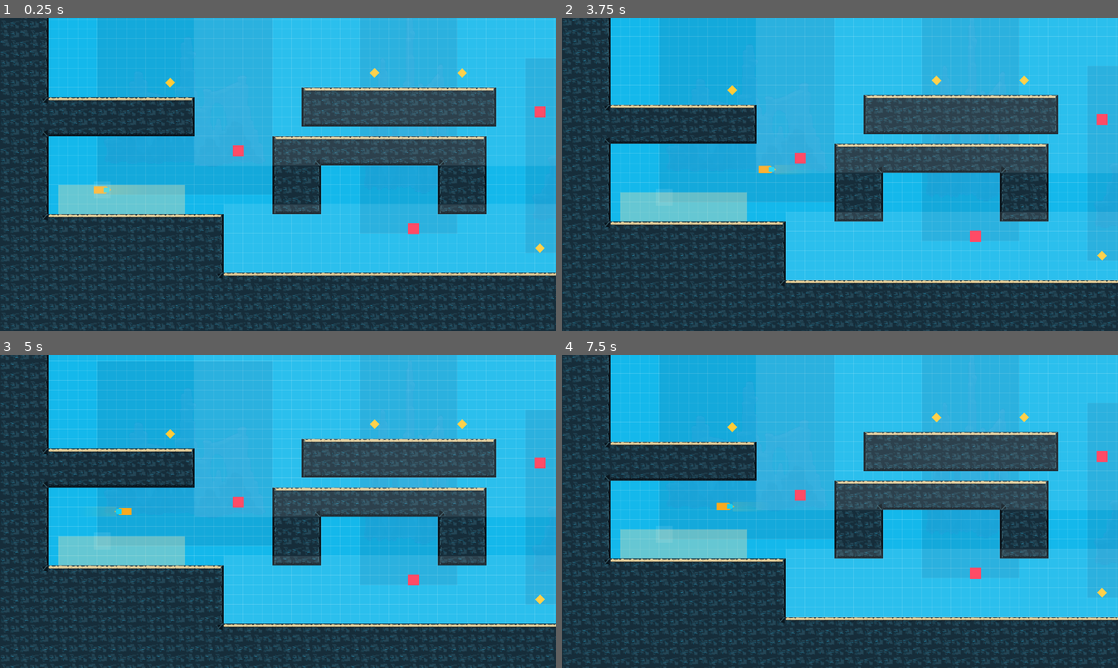
Above: before the commit, frames 1-4 (two rows, left to right).
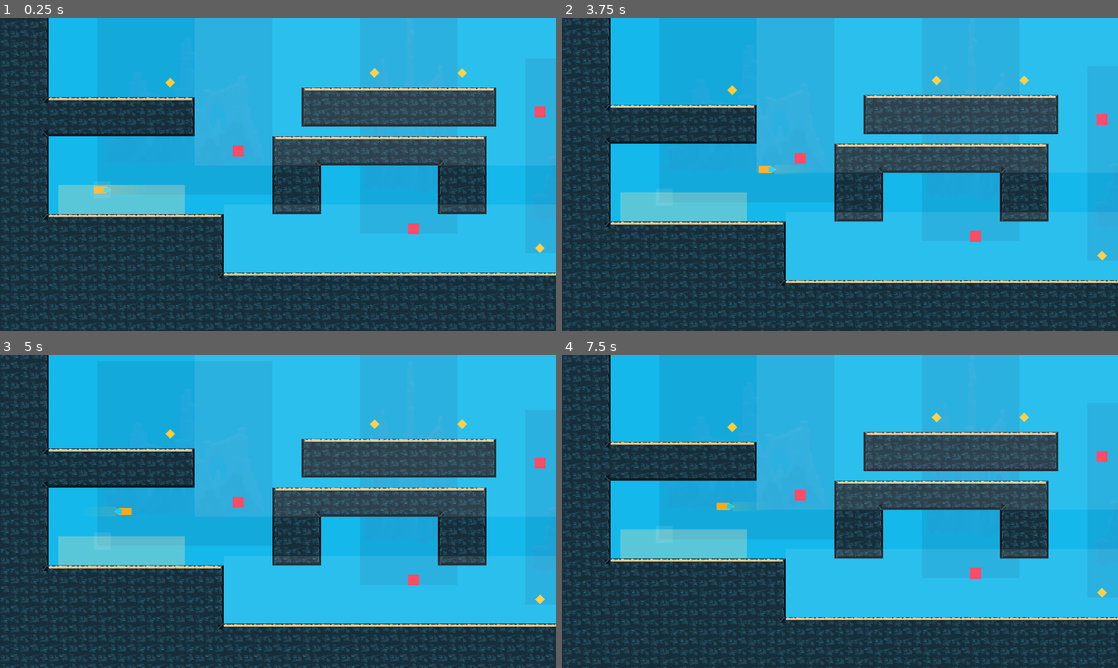
Above: after the commit, the same moments.

Repository: joeypshell/oceangame2
Game: Godot game, scene res://scenes/main/Main.tscn
The game is run twice, just before and just after one commit, with the same random seed, the same clock (stepped at 60 frames per second) and the same inputs.
Inputs:
- Up to frame 1 (0.25 s): no input
- Up to frame 2 (3.75 s): tap Enter at 0.5, 2 s; hold Right (ui_right) 0.53-1.28 s; tap Space at 1.25 s; hold Down (ui_down) 1.28-2.03 s; hold Right (ui_right) 2.03-2.78 s; hold Up (ui_up) 2.78-3.53 s; hold Left (ui_left) from 3.53 s (still down)
- Up to frame 3 (5 s): keep holding Left (ui_left)
- Up to frame 4 (7.5 s): release Left (ui_left) at 5.03 s; hold Down (ui_down) 5.03-5.78 s; hold Right (ui_right) 5.78-6.53 s; hold Up (ui_up) 6.53-7.28 s; hold Right (ui_right) from 7.28 s (still down)

The runs differ from the first frame. In frame 1, 1.2% of the frame differs, in the area x 8-100%, y 0-82%; in frame 2, 2.0%; in frame 3, 3.2%, in the area x 8-100%, y 0-86%; in frame 4, 2.0%.

Commit message:
Fix web preview cave terrain rendering
Closes #11

Diff:
--- a/scripts/main/main.gd
+++ b/scripts/main/main.gd
@@ -20,6 +20,7 @@
 		world.map_path = TILESET_TEST_MAP_PATH
 	else:
 		world.map_path = DEFAULT_MAP_PATH
+	world.show_debug_overlay = _has_arg(user_args, engine_args, "--show-debug-overlay")
 	add_child(world)
 	world.load_greybox()
 
--- a/scripts/world/greybox_world.gd
+++ b/scripts/world/greybox_world.gd
@@ -37,6 +37,7 @@
 const NO_SPECIAL_COORD := Vector2i(-1, -1)
 
 @export var map_path := "res://maps/cave_salvage_test_01.greybox.json"
+@export var show_debug_overlay := false
 
 var tile_size := 32
 var map_tile_size := Vector2i.ZERO
@@ -96,6 +97,9 @@
 		return
 
 	draw_rect(Rect2(Vector2.ZERO, map_pixel_size), COLOR_WATER)
+	if not show_debug_overlay:
+		return
+
 	for x in range(0, int(map_pixel_size.x) + 1, tile_size):
 		draw_line(Vector2(x, 0), Vector2(x, map_pixel_size.y), COLOR_GRID)
 	for y in range(0, int(map_pixel_size.y) + 1, tile_size):
@@ -121,6 +125,7 @@
 	_solid_layer.name = "SourceTileMapLayer"
 	_solid_layer.tile_set = _create_greybox_tileset()
 	_solid_layer.modulate = Color(1.0, 1.0, 1.0, SOURCE_LAYER_ALPHA)
+	_solid_layer.visible = show_debug_overlay
 	add_child(_solid_layer)
 
 	for terrain in map_data.get("terrain", []):
@@ -352,6 +357,10 @@
 
 
 func _load_png_texture(texture_path: String) -> Texture2D:
+	var resource := load(texture_path)
+	if resource is Texture2D:
+		return resource
+
 	var file := FileAccess.open(texture_path, FileAccess.READ)
 	if file == null:
 		push_warning("Unable to open terrain art texture: %s" % texture_path)
Binary file changed: visual_captures/latest/center_route_view.png
Binary file changed: visual_captures/latest/left_start_view.png
Binary file changed: visual_captures/latest/right_salvage_view.png
Not shown, changed: docs/current/TOOLING.md
